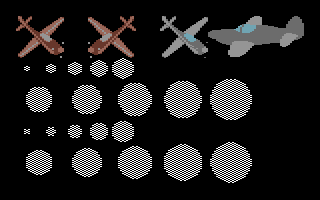
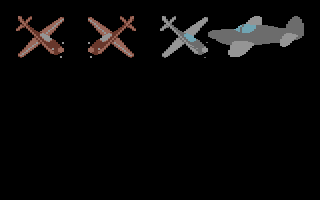
Two versions of the same layered image (320x200). Layer-by-layer changes:
removed layer "Cloud2 copy" over [24, 58, 252, 183]